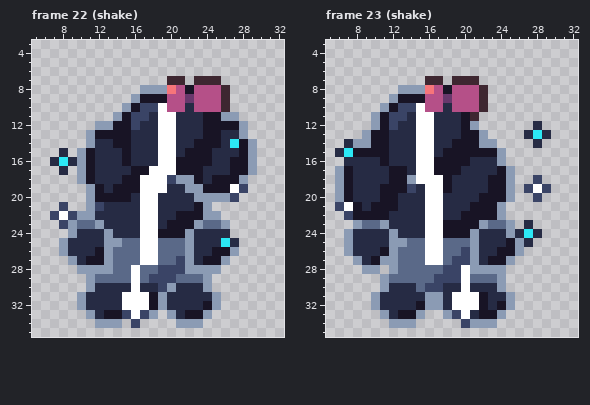
Edited in one commit: pixel-art file (art/minis/dog-pierre@75.aseprite). The first picture shows the starting point.
36x36 pixels, 24 frames. Shown: frame 22 (shake): x 5..32, y 3..35; frame 23 (shake): x 5..32, y 3..35. The commit also changed other frames, which this record leaves out.
The result:
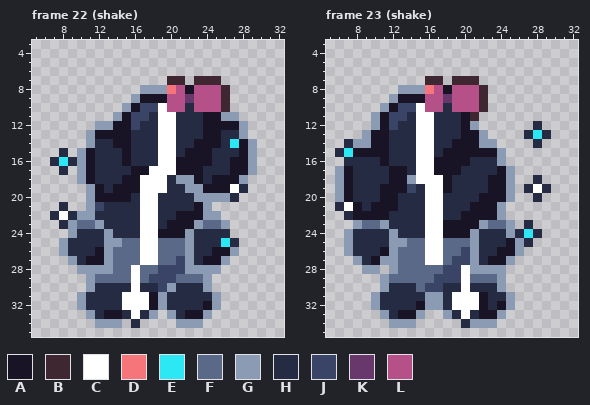
Palette (. is transparent): A #181425  B #3e2731  C #ffffff  D #f6757a  E #2ce8f5  F #5a6988  G #8b9bb4  H #262b44  J #3a4466  K #68386c  L #b55088
Edits made:
{"where": "frame 22 (shake)"}
{"frame":22,"y":18,"x":20,"old":"J","new":"H"}
{"frame":22,"y":19,"x":28,"old":"J","new":"H"}
{"frame":22,"y":20,"x":27,"old":"J","new":"H"}
{"frame":22,"y":21,"x":8,"old":"J","new":"H"}
{"frame":22,"y":22,"x":7,"old":"J","new":"H"}
{"frame":22,"y":22,"x":9,"old":"J","new":"H"}
{"frame":22,"y":23,"x":8,"old":"J","new":"H"}
{"frame":22,"y":33,"x":15,"old":"J","new":"H"}
{"frame":22,"y":33,"x":17,"old":"J","new":"H"}
{"frame":22,"y":34,"x":16,"old":"J","new":"H"}
{"where": "frame 23 (shake)"}
{"frame":23,"y":18,"x":28,"old":"J","new":"H"}
{"frame":23,"y":19,"x":27,"old":"J","new":"H"}
{"frame":23,"y":19,"x":29,"old":"J","new":"H"}
{"frame":23,"y":20,"x":28,"old":"J","new":"H"}
{"frame":23,"y":21,"x":6,"old":"J","new":"H"}
{"frame":23,"y":22,"x":7,"old":"J","new":"H"}
{"frame":23,"y":33,"x":19,"old":"J","new":"H"}
{"frame":23,"y":34,"x":20,"old":"J","new":"H"}
